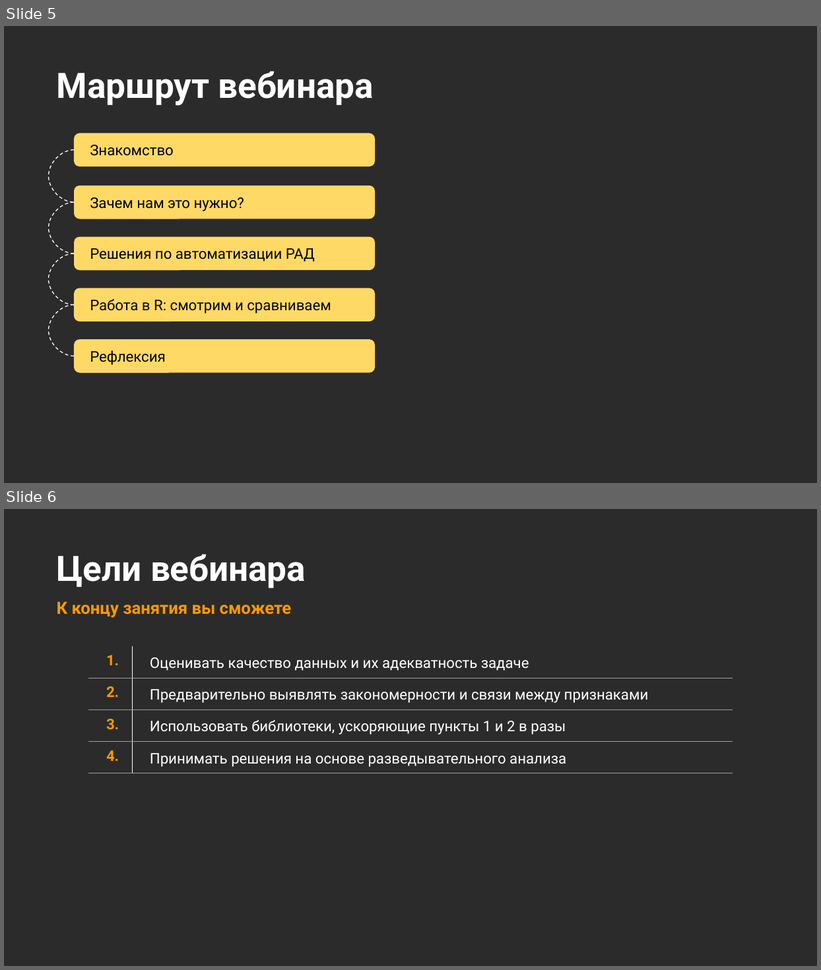
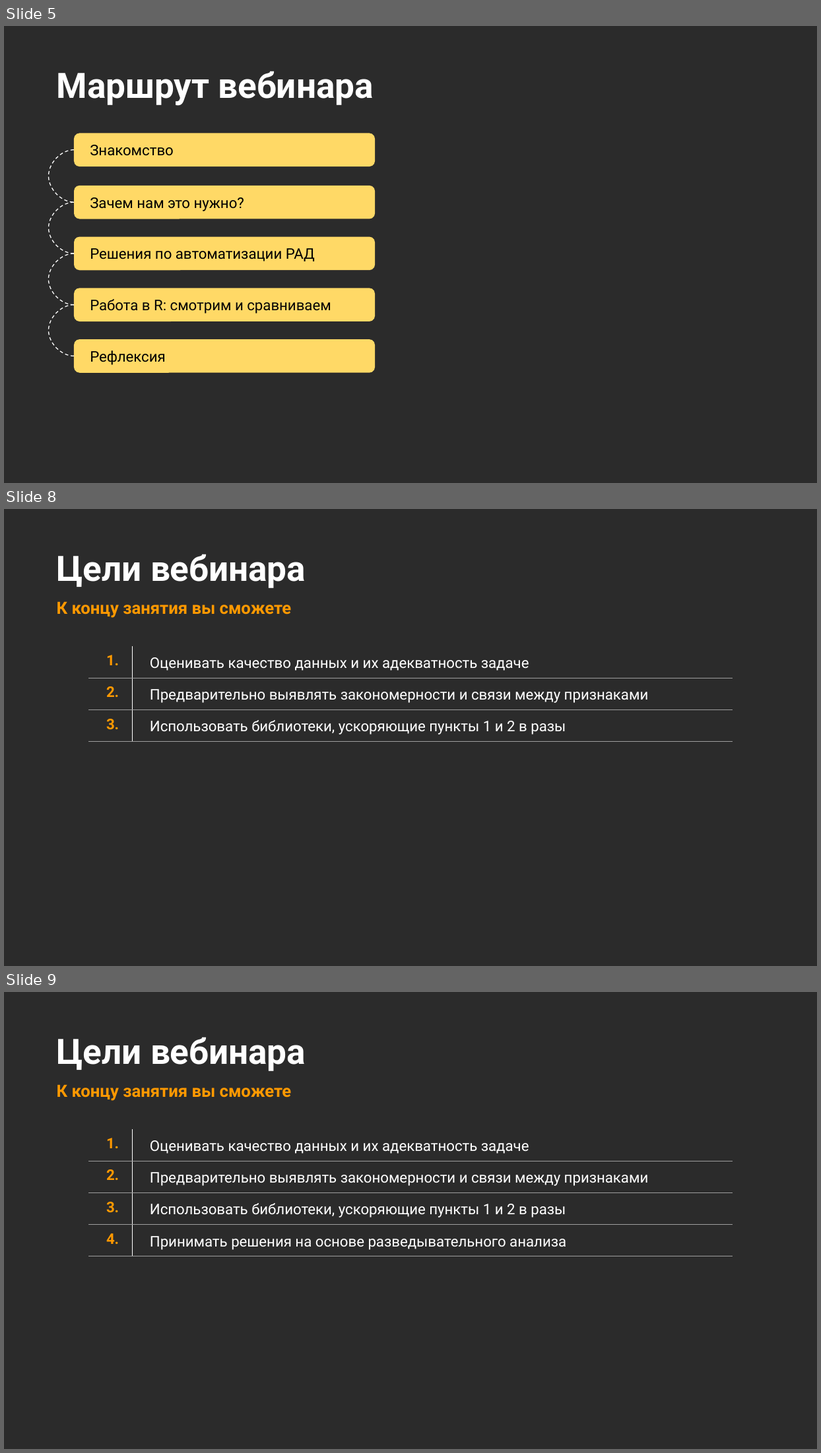
Before and after one commit to Marwolaeth/OTUS_R4DA, a slide deck: teaching/R4DA-EDA4ML.pptx. Shown one above the other, each under a label of ours: slides 5 and 6 before the commit, slides 5, 8 and 9 after it; the slides between them are not shown. The pictures are 821x970 and 821x1453 pixels, drawn with LibreOffice and Linux fonts; fonts in the diff are those of the drawing; background and template pictures are left out; a plain dark background stands for a picture behind light text. Boxes give left, top, right and bottom in pixels: in the first picture for what was removed or moved away, otherwise in the second. Text is boxed around its words. In the diff, an @@ line names an element or a change of style, - is before the commit and + after.

```diff
--- a/teaching/R4DA-EDA4ML.pptx
+++ b/teaching/R4DA-EDA4ML.pptx
@@ slide 8 added at (x1=4, y1=509, x2=817, y2=966), background picture (left out) @@
@@ title added at (x1=57, y1=554, x2=306, y2=588), 31 pt, text #FFFFFF, bold @@
+Цели вебинара
@@ subtitle added at (x1=57, y1=601, x2=292, y2=618), 15 pt, text #FF9900, bold @@
+К концу занятия вы сможете
@@ table added at (x1=88, y1=646, x2=733, y2=740), 3 rows, 2 columns @@
+1. | Оценивать качество данных и их адекватность задаче
+2. | Предварительно выявлять закономерности и связи между признаками
+3. | Использовать библиотеки, ускоряющие пункты 1 и 2 в разы
@@ what was slide 6 is now slide 9 @@
```
Also in this commit, not shown: 1 slide changed, 46 other slides added, 29 slides removed, 4 other files.
